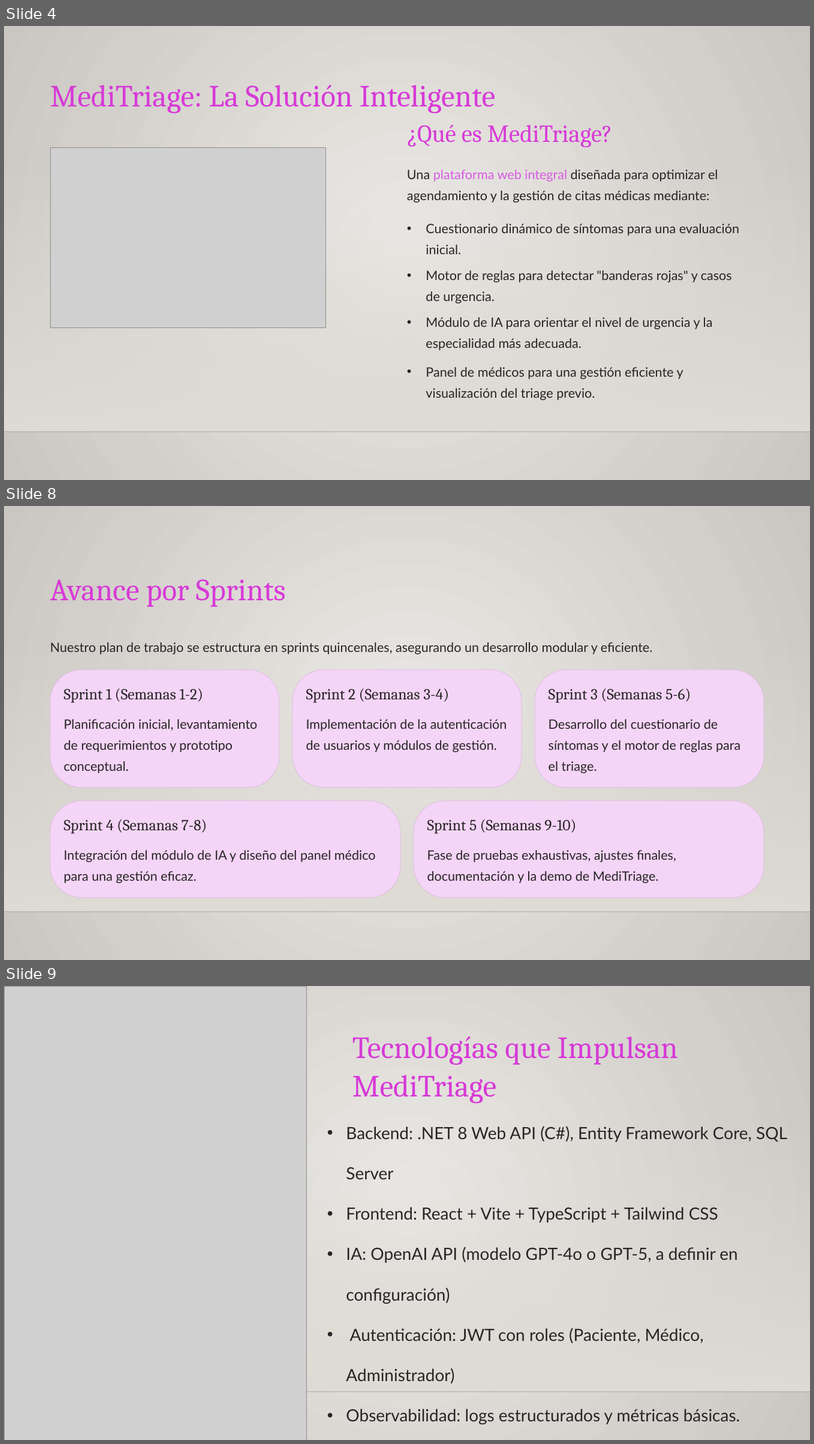
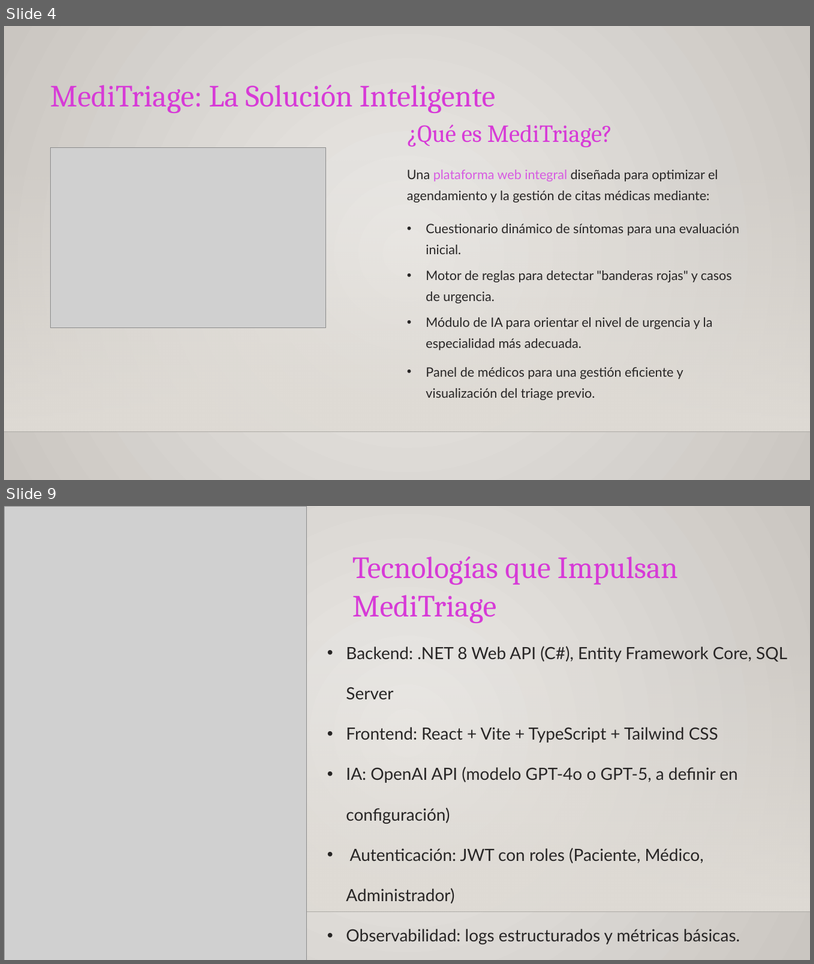
Before and after one commit to MRCuevasCarreno/MediTriage, a slide deck: Fase 2/Evidencias Proyecto/Presentación Proyecto.pptx. Shown one above the other, each under a label of ours: slides 4, 8 and 9 before the commit, slides 4 and 9 after it; the slides between them are not shown. The pictures are 814x1444 and 814x964 pixels, drawn with LibreOffice and Linux fonts; fonts in the diff are those of the drawing; grey boxes stand for pictures; background and template pictures are left out. Boxes give left, top, right and bottom in pixels: in the first picture for what was removed or moved away, otherwise in the second. Text is boxed around its words. In the diff, an @@ line names an element or a change of style, - is before the commit and + after.

```diff
--- a/Fase 2/Evidencias Proyecto/Presentación Proyecto.pptx
+++ b/Fase 2/Evidencias Proyecto/Presentación Proyecto.pptx
@@ slide 8 removed at box(4, 506, 810, 960), background gradient #ECEAE7 to #CAC7C1; not listed: 2 template elements that a slide beside it also shows @@
@@ text removed at box(50, 579, 286, 607) @@
-Avance por Sprints
@@ text removed at box(50, 642, 653, 654) @@
-Nuestro plan de trabajo se estructura en sprints quincenales, asegurando un desarrollo modular y eficiente.
@@ rounded rectangle removed at box(50, 669, 279, 787) @@
@@ rounded rectangle removed at box(293, 669, 522, 787) @@
@@ rounded rectangle removed at box(535, 669, 765, 787) @@
@@ text removed at box(64, 688, 204, 702) @@
-Sprint 1 (Semanas 1-2)
@@ text removed at box(306, 688, 449, 702) @@
-Sprint 2 (Semanas 3-4)
@@ text removed at box(549, 688, 691, 702) @@
-Sprint 3 (Semanas 5-6)
@@ text removed at box(64, 719, 257, 773) @@
-Planificación inicial, levantamiento de requerimientos y prototipo conceptual.
@@ text removed at box(306, 719, 507, 752) @@
-Implementación de la autenticación de usuarios y módulos de gestión.
@@ text removed at box(549, 719, 741, 773) @@
-Desarrollo del cuestionario de síntomas y el motor de reglas para el triage.
@@ rounded rectangle removed at box(50, 801, 401, 897) @@
@@ rounded rectangle removed at box(414, 801, 764, 897) @@
@@ text removed at box(64, 819, 207, 834) @@
-Sprint 4 (Semanas 7-8)
@@ text removed at box(428, 819, 576, 834) @@
-Sprint 5 (Semanas 9-10)
@@ text removed at box(64, 850, 376, 883) @@
-Integración del módulo de IA y diseño del panel médico para una gestión eficaz.
@@ text removed at box(428, 850, 677, 883) @@
-Fase de pruebas exhaustivas, ajustes finales, documentación y la demo de MediTriage.
```
Also in this commit, not shown: 3 slides changed, 5 slides added, 9 other slides removed, 13 other files.
